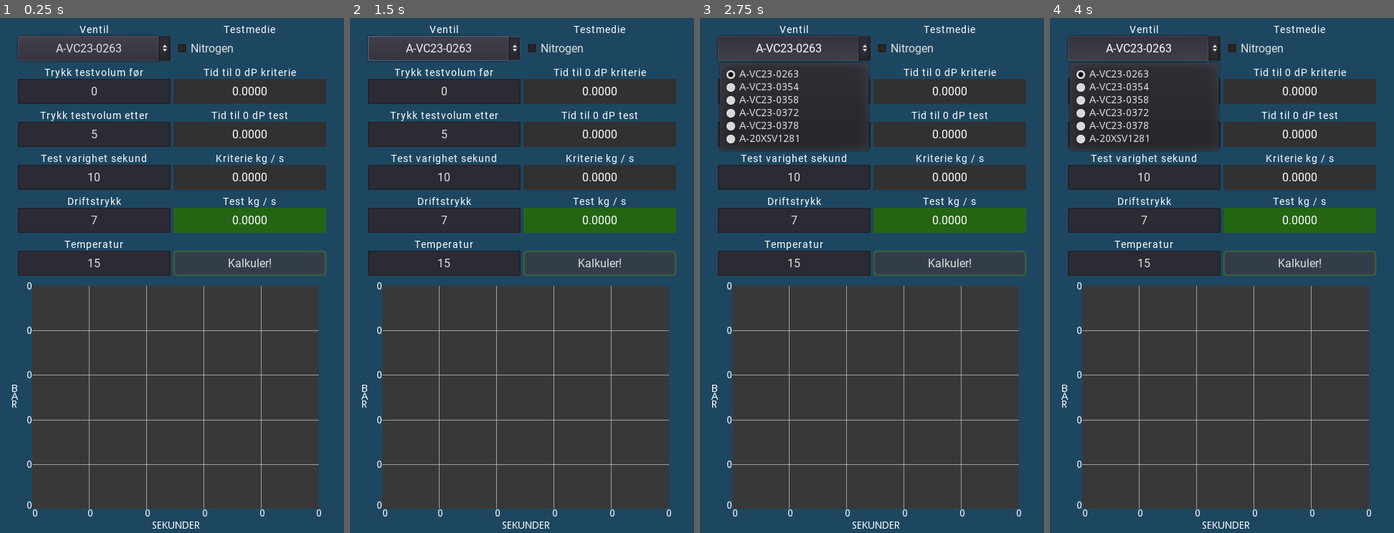
Above: before the commit, frames 1-4 (left to right).
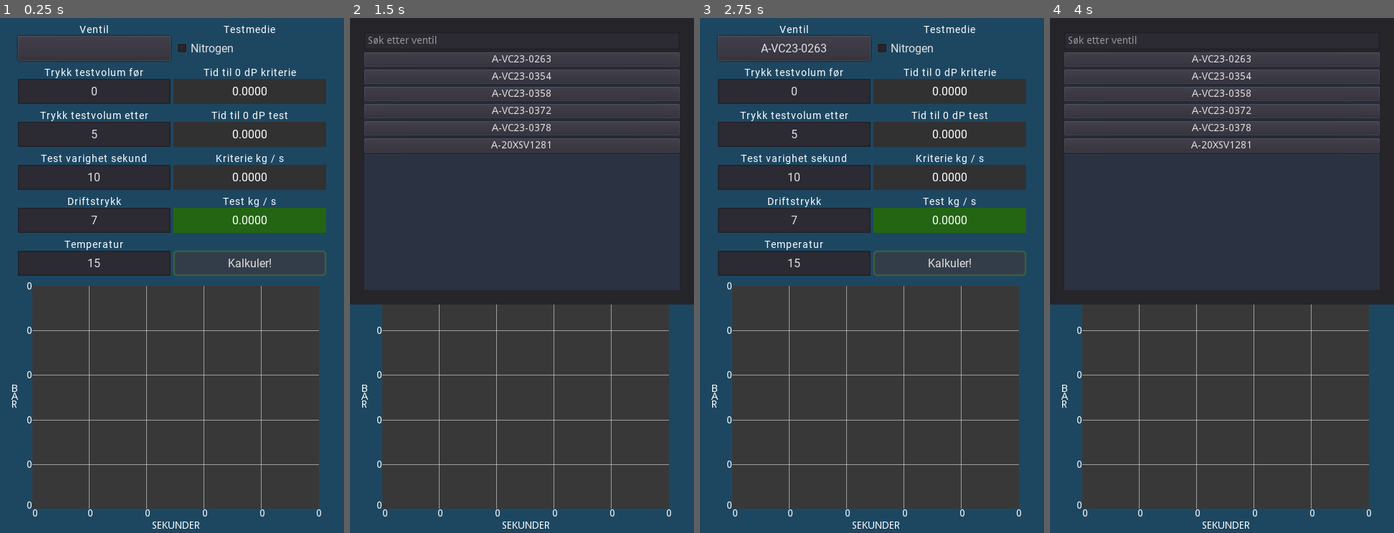
Above: after the commit, the same moments.

Repository: Keroflux/Critical-leak-test
Game: Godot game, scene res://Control.tscn
The game is run twice, just before and just after one commit, with the same random seed, the same clock (stepped at 60 frames per second) and the same inputs.
Inputs:
- Up to frame 1 (0.25 s): no input
- Up to frame 2 (1.5 s): click "A-VC23-0263" (after the commit: "Ventil") at 0.5 s; click "Kalkuler!" at 1.25 s
- Up to frame 3 (2.75 s): click "A-VC23-0263" at 2 s
- Up to frame 4 (4 s): click "Nitrogen" at 2.75 s; click "A-VC23-0263" at 3.5 s

The runs differ from the first frame. In frame 1, 0.2% of the frame differs, in the area x 16-50%, y 3-9%; in frame 2, 34%, in the area x 0-100%, y 0-56%; in frame 3, 4.1%; in frame 4, 32%.

Commit message:
Lag til søkeboks

Diff:
--- a/Control.tscn
+++ b/Control.tscn
@@ -63,14 +63,13 @@
 size_flags_vertical = 3
 custom_constants/separation = 25
 
-[node name="OptionButton" type="OptionButton" parent="VBoxContainer/MarginContainer/HBoxContainer/VBoxContainer"]
+[node name="OptionButton" type="Button" parent="VBoxContainer/MarginContainer/HBoxContainer/VBoxContainer"]
 unique_name_in_owner = true
 margin_right = 213.0
 margin_bottom = 35.0
 rect_min_size = Vector2( 0, 35 )
 size_flags_horizontal = 3
 custom_fonts/font = ExtResource( 4 )
-align = 1
 
 [node name="Label" type="Label" parent="VBoxContainer/MarginContainer/HBoxContainer/VBoxContainer/OptionButton"]
 anchor_right = 1.0
@@ -401,7 +400,7 @@
 margin_bottom = 14.0
 text = "0"
 
-[connection signal="item_selected" from="VBoxContainer/MarginContainer/HBoxContainer/VBoxContainer/OptionButton" to="." method="_on_OptionButton_item_selected"]
+[connection signal="pressed" from="VBoxContainer/MarginContainer/HBoxContainer/VBoxContainer/OptionButton" to="." method="_on_OptionButton_pressed"]
 [connection signal="pressed" from="VBoxContainer/MarginContainer/HBoxContainer/VBoxContainer2/Button" to="." method="_run_calculations"]
 [connection signal="mouse_entered" from="VBoxContainer/MarginContainer2/Trend" to="VBoxContainer/MarginContainer2/Trend" method="_on_Trend_mouse_entered"]
 [connection signal="mouse_exited" from="VBoxContainer/MarginContainer2/Trend" to="VBoxContainer/MarginContainer2/Trend" method="_on_Trend_mouse_exited"]
--- a/Lekkasje.gd
+++ b/Lekkasje.gd
@@ -27,11 +27,12 @@
 var P2_test: Array = []		# Lagring av trend ved integrering av test
 var test_orifice: float = 0.0
 
+var search_box = preload("res://ValveSelector.tscn")
 
 # Legger ventilene i nedrekkslisten
-func _ready():
-	for i in VALVES.valves:
-		$"%OptionButton".add_item(i)
+#func _ready():
+#	for i in VALVES.valves:
+#		$"%OptionButton".add_item(i)
 
 
 # Kalkulerer lekkasjekriterie i kg / s
@@ -296,8 +297,9 @@
 
 
 # Klikkevent fra netrekkslisten
-func _on_OptionButton_item_selected(index)->void:
-	tag = $"%OptionButton".get_item_text(index)
+func _set_valve(valve)->void:
+	tag = valve
+	$"%OptionButton".text = tag
 
 
 func calc_leak_new(ori, pipe):
@@ -316,3 +318,8 @@
 
 func _on_Trend_resized():
 	init_trend()
+
+
+func _on_OptionButton_pressed():
+	var a = search_box.instance()
+	add_child(a)
--- a/ValveSelector.gd
+++ b/ValveSelector.gd
@@ -9,9 +9,14 @@
 	for child in $"%Valves".get_children():
 		child.queue_free()
 	for key in VALVES.valves:
-		if key.begins_with(text.to_upper()):
-			print(key)
+		if key.match("*" + text.to_upper() + "*"):
 			var button = Button.new()
 			$"%Valves".add_child(button)
 			button.text = key
 			button.name = key
+			button.connect("pressed", get_parent(), "_set_valve", [key])
+			button.connect("pressed", self, "close")
+
+
+func close():
+	queue_free()
--- a/ValveSelector.tscn
+++ b/ValveSelector.tscn
@@ -32,6 +32,7 @@
 unique_name_in_owner = true
 margin_right = 440.0
 margin_bottom = 24.0
+placeholder_text = "Søk etter ventil"
 
 [node name="ScrollContainer" type="ScrollContainer" parent="MarginContainer/VBoxContainer"]
 margin_top = 28.0
